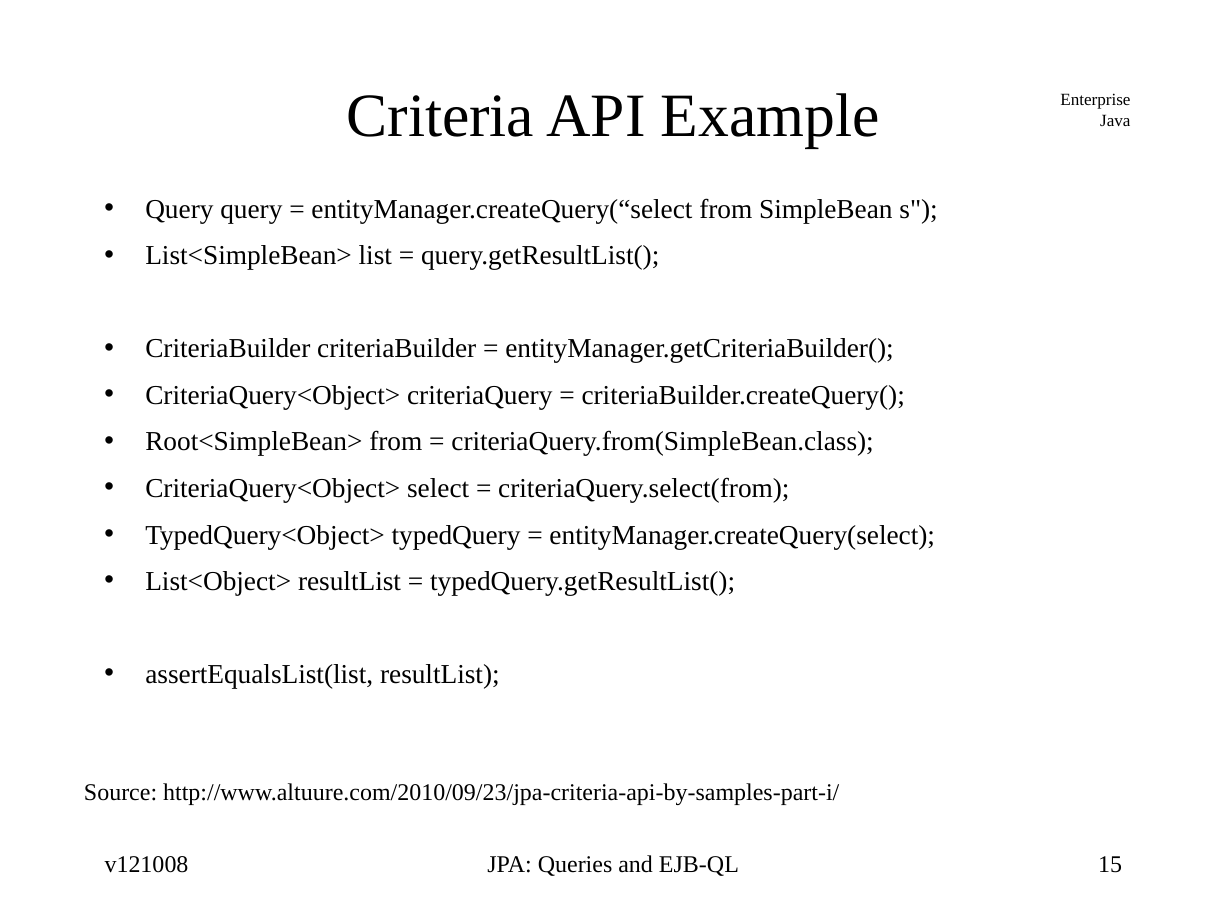
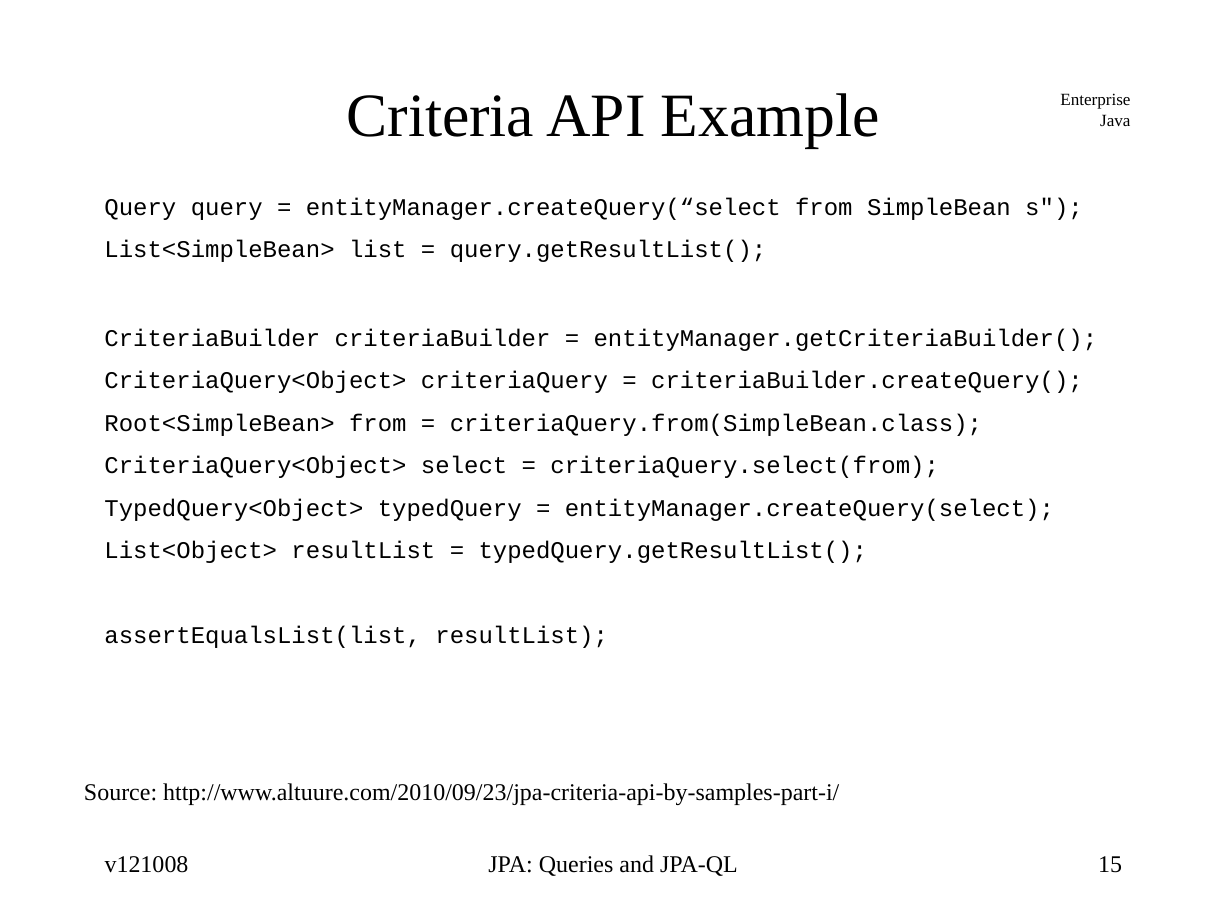
Before and after one commit to jcstaff/ejava-javaee, a slide deck: slide 15 of ormEJBQL/src/site/resources/lectures/ormJPAQL.ppt. Drawn at 1232x924 pixels with LibreOffice and Linux fonts; fonts in the diff are those of the drawing. Boxes give left, top, right and bottom in pixels: in the first picture for what was removed or moved away, otherwise in the second. Text is boxed around its words. In the diff, an @@ line names an element or a change of style, - is before the commit and + after.

```diff
--- a/ormEJBQL/src/site/resources/lectures/ormJPAQL.ppt
+++ b/ormEJBQL/src/site/resources/lectures/ormJPAQL.ppt
@@ text "Query query = entityManager.createQuery(“select from ..." at (104, 197, 1098, 648): size 16 to 14 pt, font Times New Roman to Courier New; bullet • to none @@
@@ text at (488, 855, 738, 876): text changed @@
-JPA: Queries and EJB-QL
+JPA: Queries and JPA-QL
```
Also in this commit, not shown: 55 other slides changed, 1 other file.
